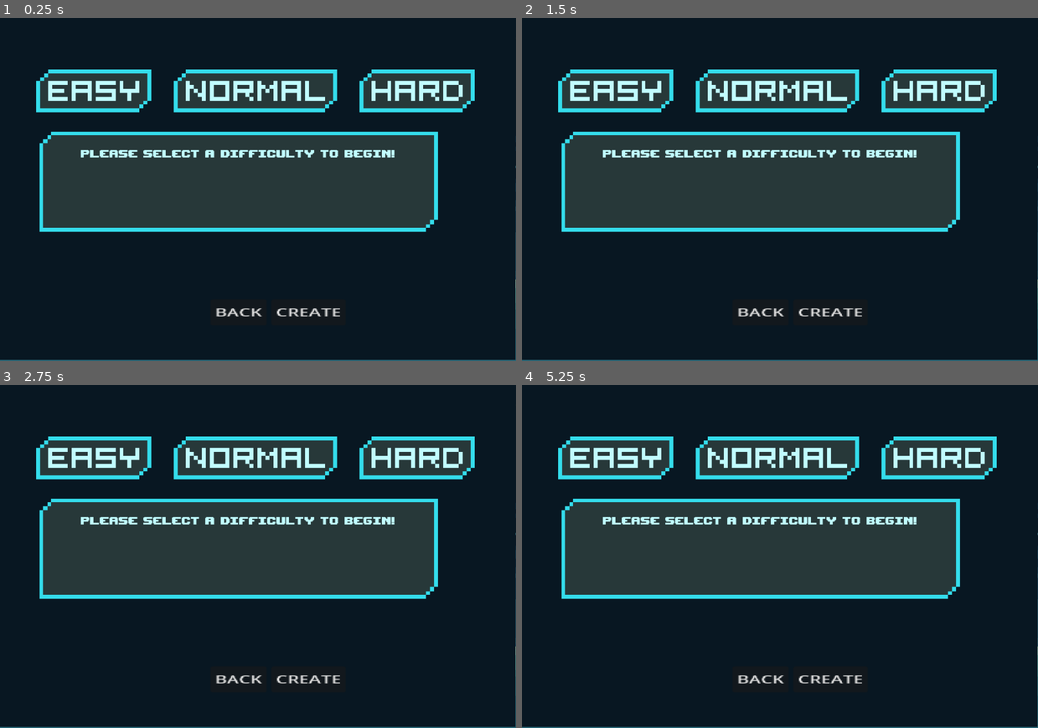
Above: before the commit, frames 1-4 (two rows, left to right).
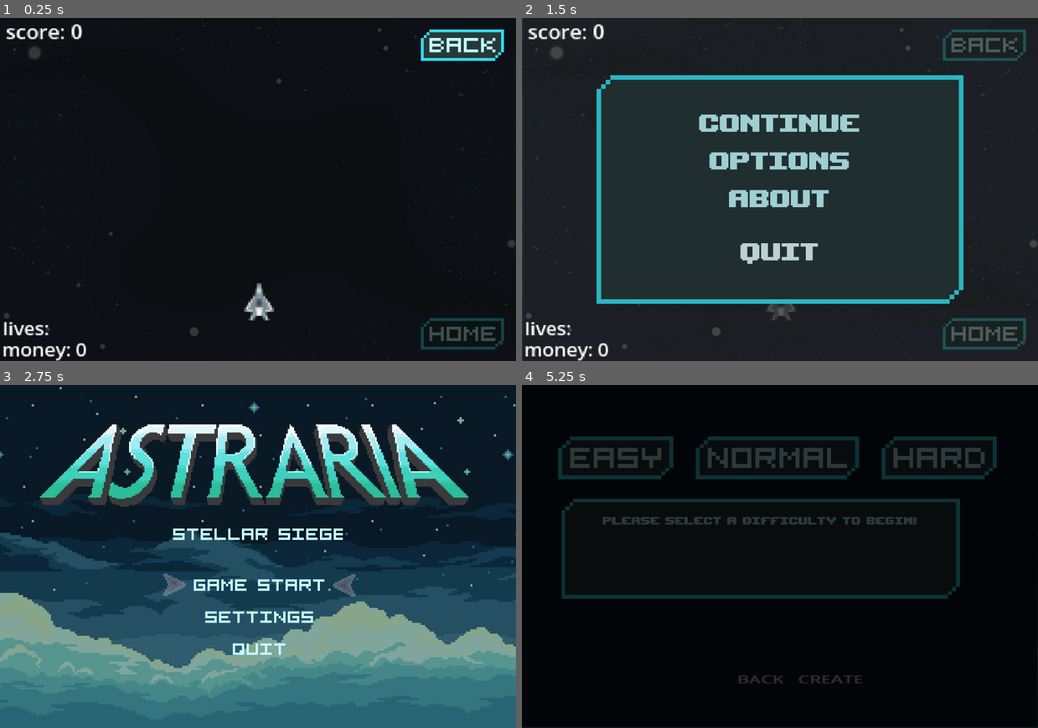
Above: after the commit, the same moments.

Repository: williamhoangbossman/bad-guys-space-shooters
Game: Godot game, scene res://scenes/MainScenes/Game.tscn
Two runs of this game, one before a commit and one after it. Both use one fixed random seed, a clock stepped at 60 frames per second and the inputs below. Before the commit the project starts from res://scenes/MainScenes/StartScreen.tscn. The engine's default icon, where the game draws it, is replaced by a stand-in: a white triangle on a blue panel in a dark square.
Inputs (mouse positions are in pixels of both pictures, inside the frame that each line leads up to):
- Up to frame 1 (0.25 s): no input
- Up to frame 2 (1.5 s): click (986, 45) at 0.52 s; click (780, 251) at 1.27 s
- Up to frame 3 (2.75 s): click (258, 563) at 2 s, where only the run after the commit has a clickable "About"
- Up to frame 4 (5.25 s): click (583, 419) at 2.75 s, where only the run after the commit has a clickable "RETURN"; click (780, 618) at 3.5 s; click (780, 583) at 4.25 s; click (780, 583) at 5 s

The runs differ from the first frame. In frame 1, 36% of the frame differs, in the area x 0-100%, y 0-100%; in frame 2, 20%; in frame 3, 71%; in frame 4, 98%.

Commit message:
needs many fixes

Diff:
--- /dev/null
+++ b/Resources/Enemies/enemyStats.gd
@@ -0,0 +1,12 @@
+
+class_name enemyStats
+extends Resource
+
+@export var name: String = "Enemy"
+@export var maxHealthPoints: int = 10
+@export var moveSpeed: int = 200
+@export var spriteFrames: SpriteFrames
+
+@export var BulletSpeed: float = 4
+@export var BulletFrequencyMin = 0.05
+@export var BulletFrequencyMax = 4
--- /dev/null
+++ b/Resources/Enemies/eyeBallMonsterStats.tres
@@ -0,0 +1,10 @@
+[gd_resource type="Resource" script_class="enemyStats" format=3 uid="uid://bp6bk4sblmbiy"]
+
+[ext_resource type="Script" uid="uid://cvo0tw35ftpjg" path="res://Resources/Enemies/enemyStats.gd" id="1_qhl0p"]
+
+[resource]
+script = ExtResource("1_qhl0p")
+name = "EyeballMonster"
+maxHealthPoints = 50
+moveSpeed = 500
+metadata/_custom_type_script = "uid://cvo0tw35ftpjg"
--- /dev/null
+++ b/Resources/Enemies/golemStats.tres
@@ -0,0 +1,76 @@
+[gd_resource type="Resource" script_class="enemyStats" format=3 uid="uid://cbiv2om8cl5wt"]
+
+[ext_resource type="Script" uid="uid://cvo0tw35ftpjg" path="res://Resources/Enemies/enemyStats.gd" id="1_gxsss"]
+[ext_resource type="Texture2D" uid="uid://brvyqymnsyklr" path="res://assets/Sprites/golemSpritesheet.png" id="2_ssn2v"]
+
+[sub_resource type="AtlasTexture" id="AtlasTexture_v3t1h"]
+atlas = ExtResource("2_ssn2v")
+region = Rect2(0, 0, 327, 327)
+
+[sub_resource type="AtlasTexture" id="AtlasTexture_44g2x"]
+atlas = ExtResource("2_ssn2v")
+region = Rect2(327, 0, 327, 327)
+
+[sub_resource type="AtlasTexture" id="AtlasTexture_bcywi"]
+atlas = ExtResource("2_ssn2v")
+region = Rect2(654, 0, 327, 327)
+
+[sub_resource type="AtlasTexture" id="AtlasTexture_paptq"]
+atlas = ExtResource("2_ssn2v")
+region = Rect2(981, 0, 327, 327)
+
+[sub_resource type="AtlasTexture" id="AtlasTexture_pjtht"]
+atlas = ExtResource("2_ssn2v")
+region = Rect2(0, 327, 327, 327)
+
+[sub_resource type="AtlasTexture" id="AtlasTexture_alt78"]
+atlas = ExtResource("2_ssn2v")
+region = Rect2(327, 327, 327, 327)
+
+[sub_resource type="AtlasTexture" id="AtlasTexture_rkbog"]
+atlas = ExtResource("2_ssn2v")
+region = Rect2(654, 327, 327, 327)
+
+[sub_resource type="AtlasTexture" id="AtlasTexture_c35na"]
+atlas = ExtResource("2_ssn2v")
+region = Rect2(981, 327, 327, 327)
+
+[sub_resource type="SpriteFrames" id="SpriteFrames_5yo2v"]
+animations = [{
+"frames": [{
+"duration": 1.0,
+"texture": SubResource("AtlasTexture_v3t1h")
+}, {
+"duration": 1.0,
+"texture": SubResource("AtlasTexture_44g2x")
+}, {
+"duration": 1.0,
+"texture": SubResource("AtlasTexture_bcywi")
+}, {
+"duration": 1.0,
+"texture": SubResource("AtlasTexture_paptq")
+}, {
+"duration": 1.0,
+"texture": SubResource("AtlasTexture_pjtht")
+}, {
+"duration": 1.0,
+"texture": SubResource("AtlasTexture_alt78")
+}, {
+"duration": 1.0,
+"texture": SubResource("AtlasTexture_rkbog")
+}, {
+"duration": 1.0,
+"texture": SubResource("AtlasTexture_c35na")
+}],
+"loop": true,
+"name": &"default",
+"speed": 12.0
+}]
+
+[resource]
+script = ExtResource("1_gxsss")
+name = "GolemMonster"
+maxHealthPoints = 30
+moveSpeed = 250
+spriteFrames = SubResource("SpriteFrames_5yo2v")
+metadata/_custom_type_script = "uid://cvo0tw35ftpjg"
--- /dev/null
+++ b/Resources/Player/playerStats.gd
@@ -0,0 +1,11 @@
+class_name playerStats
+extends Resource
+
+@export var currentLifeCount: float = 3
+@export var maxLifeCount: float = 3
+
+@export var characterBulletSpeed: float = 200
+@export var playerBulletCooldown: float = 0.4
+
+@export var playerBaseDamage: float = 1
+@export var damageMultiplier: float = 1
--- /dev/null
+++ b/Resources/Player/playerStats.tres
@@ -0,0 +1,7 @@
+[gd_resource type="Resource" script_class="playerStats" format=3 uid="uid://dvdqqk3kdfpka"]
+
+[ext_resource type="Script" uid="uid://i1fy72lb0wuj" path="res://Resources/Player/playerStats.gd" id="1_b5hkr"]
+
+[resource]
+script = ExtResource("1_b5hkr")
+metadata/_custom_type_script = "uid://i1fy72lb0wuj"
--- a/project.godot
+++ b/project.godot
@@ -11,7 +11,7 @@
 [application]
 
 config/name="BadGuysSpaceShooters"
-run/main_scene="uid://057jqgmaan3j"
+run/main_scene="uid://c4wb160d4e7q2"
 config/features=PackedStringArray("4.6", "GL Compatibility")
 config/icon="res://icon.svg"
 
@@ -63,5 +63,6 @@
 rendering_device/driver.windows="d3d12"
 renderer/rendering_method="gl_compatibility"
 renderer/rendering_method.mobile="gl_compatibility"
+environment/defaults/default_clear_color=Color(0.16470589, 0.07058824, 0.05882353, 1)
 2d/snap/snap_2d_transforms_to_pixel=true
 2d/snap/snap_2d_vertices_to_pixel=true
--- a/scenes/CharacterScenes/enemy.tscn
+++ b/scenes/CharacterScenes/enemy.tscn
@@ -1,79 +1,16 @@
 [gd_scene format=3 uid="uid://df8vr1fel2kwr"]
 
 [ext_resource type="Script" uid="uid://cc5ft8qp16sc0" path="res://scripts/CharScripts/enemy.gd" id="1_r2jx8"]
-[ext_resource type="Texture2D" uid="uid://brvyqymnsyklr" path="res://assets/Sprites/golemSpritesheet.png" id="2_r2jx8"]
+[ext_resource type="Resource" uid="uid://cbiv2om8cl5wt" path="res://Resources/Enemies/golemStats.tres" id="2_r2jx8"]
 
 [sub_resource type="CircleShape2D" id="CircleShape2D_m5w63"]
 radius = 69.00725
 
 [sub_resource type="CapsuleShape2D" id="CapsuleShape2D_t2l28"]
 
-[sub_resource type="AtlasTexture" id="AtlasTexture_v5lbe"]
-atlas = ExtResource("2_r2jx8")
-region = Rect2(0, 0, 327, 327)
-
-[sub_resource type="AtlasTexture" id="AtlasTexture_vedwu"]
-atlas = ExtResource("2_r2jx8")
-region = Rect2(327, 0, 327, 327)
-
-[sub_resource type="AtlasTexture" id="AtlasTexture_r7mm2"]
-atlas = ExtResource("2_r2jx8")
-region = Rect2(654, 0, 327, 327)
-
-[sub_resource type="AtlasTexture" id="AtlasTexture_x2tf8"]
-atlas = ExtResource("2_r2jx8")
-region = Rect2(981, 0, 327, 327)
-
-[sub_resource type="AtlasTexture" id="AtlasTexture_nghiy"]
-atlas = ExtResource("2_r2jx8")
-region = Rect2(0, 327, 327, 327)
-
-[sub_resource type="AtlasTexture" id="AtlasTexture_qn2k4"]
-atlas = ExtResource("2_r2jx8")
-region = Rect2(327, 327, 327, 327)
-
-[sub_resource type="AtlasTexture" id="AtlasTexture_dj03e"]
-atlas = ExtResource("2_r2jx8")
-region = Rect2(654, 327, 327, 327)
-
-[sub_resource type="AtlasTexture" id="AtlasTexture_dhlml"]
-atlas = ExtResource("2_r2jx8")
-region = Rect2(981, 327, 327, 327)
-
-[sub_resource type="SpriteFrames" id="SpriteFrames_7urq8"]
-animations = [{
-"frames": [{
-"duration": 1.0,
-"texture": SubResource("AtlasTexture_v5lbe")
-}, {
-"duration": 1.0,
-"texture": SubResource("AtlasTexture_vedwu")
-}, {
-"duration": 1.0,
-"texture": SubResource("AtlasTexture_r7mm2")
-}, {
-"duration": 1.0,
-"texture": SubResource("AtlasTexture_x2tf8")
-}, {
-"duration": 1.0,
-"texture": SubResource("AtlasTexture_nghiy")
-}, {
-"duration": 1.0,
-"texture": SubResource("AtlasTexture_qn2k4")
-}, {
-"duration": 1.0,
-"texture": SubResource("AtlasTexture_dj03e")
-}, {
-"duration": 1.0,
-"texture": SubResource("AtlasTexture_dhlml")
-}],
-"loop": 1,
-"name": &"default",
-"speed": 12.0
-}]
-
 [node name="Enemy" type="Area2D" unique_id=450332716 groups=["enemy"]]
 script = ExtResource("1_r2jx8")
+stats = ExtResource("2_r2jx8")
 
 [node name="CollisionShape2D" type="CollisionShape2D" parent="." unique_id=2000163674]
 position = Vector2(4.7683716e-07, 2)
@@ -98,12 +35,6 @@
 [node name="LeftRayCast" type="RayCast2D" parent="." unique_id=970435443]
 target_position = Vector2(-150, 0)
 
-[node name="shootTimer" type="Timer" parent="." unique_id=1356347083]
-
-[node name="AnimatedSprite2D" type="AnimatedSprite2D" parent="." unique_id=186449462]
-sprite_frames = SubResource("SpriteFrames_7urq8")
-autoplay = "default"
-frame_progress = 0.98738676
+[node name="shootTimer" type="Timer" parent="." unique_id=234624325]
 
 [connection signal="body_entered" from="." to="." method="_on_body_entered"]
-[connection signal="timeout" from="shootTimer" to="." method="_on_shoot_timer_timeout"]
--- a/scenes/MainScenes/Game.tscn
+++ b/scenes/MainScenes/Game.tscn
@@ -8,7 +8,7 @@
 [ext_resource type="Texture2D" uid="uid://jv45muwshv4g" path="res://assets/UI/BackBtn.png" id="5_t2ei0"]
 [ext_resource type="Texture2D" uid="uid://dr0kjv25r27ca" path="res://assets/UI/HomeBtn.png" id="6_t4ixl"]
 [ext_resource type="PackedScene" uid="uid://q2ywaaslli0u" path="res://scenes/UIScenes/hud.tscn" id="6_t6ftk"]
-[ext_resource type="Texture2D" uid="uid://vfmw4yhksw44" path="res://assets/UI/Background1.png" id="7_vd5g6"]
+[ext_resource type="Texture2D" uid="uid://vfmw4yhksw44" path="res://assets/UI/DescriptionIcons/Background1.png" id="7_vd5g6"]
 
 [sub_resource type="WorldBoundaryShape2D" id="WorldBoundaryShape2D_qbsmt"]
 distance = -31.0
--- a/scenes/MainScenes/StartScreen.tscn
+++ b/scenes/MainScenes/StartScreen.tscn
@@ -5,7 +5,7 @@
 [ext_resource type="Texture2D" uid="uid://2fac8scpueki" path="res://assets/UI/SKYCLOUDBG_1.png" id="2_fpu7k"]
 [ext_resource type="Texture2D" uid="uid://cfyvli3qho5od" path="res://assets/UI/MainMenu/SETTINGS.png" id="4_cxwh5"]
 [ext_resource type="Texture2D" uid="uid://gxjajib0bdk" path="res://assets/UI/MainMenu/QUITBtn.png" id="5_0toi5"]
-[ext_resource type="Texture2D" uid="uid://cpxl8w8xlokvf" path="res://assets/UI/MainMenu/New Piskel (4).png" id="6_gorqs"]
+[ext_resource type="Texture2D" uid="uid://3c2gqlsq5lwh" path="res://assets/UI/MainMenu/CursorSelect.png" id="6_dv5bs"]
 [ext_resource type="PackedScene" uid="uid://pvc3wsq0jxie" path="res://scenes/UIScenes/transition.tscn" id="6_q553w"]
 [ext_resource type="PackedScene" uid="uid://b5fipfj41gxpv" path="res://scenes/UIScenes/settings_menu.tscn" id="7_47qn4"]
 [ext_resource type="Texture2D" uid="uid://bjiyphdgpn8eb" path="res://assets/UI/MainMenu/startBtn.png" id="7_epuca"]
@@ -98,7 +98,7 @@
 
 [sub_resource type="Animation" id="Animation_iwb15"]
 resource_name = "Float Loop"
-length = 2.5000000000000004
+length = 2.5
 loop_mode = 1
 tracks/0/type = "value"
 tracks/0/imported = false
@@ -186,7 +186,7 @@
 offset_right = 361.99997
 offset_bottom = 430.0
 scale = Vector2(0.55, 0.55)
-texture = ExtResource("6_gorqs")
+texture = ExtResource("6_dv5bs")
 
 [node name="LeftCursorFade" type="AnimationPlayer" parent="MainScreenUI/left_Cursor" unique_id=2022268074]
 libraries/ = SubResource("AnimationLibrary_iwb15")
@@ -199,7 +199,7 @@
 offset_right = 644.0
 offset_bottom = 426.0
 scale = Vector2(0.55, 0.55)
-texture = ExtResource("6_gorqs")
+texture = ExtResource("6_dv5bs")
 flip_h = true
 
 [node name="RightCursorFade" type="AnimationPlayer" parent="MainScreenUI/right_Cursor" unique_id=1328907114]
@@ -224,6 +224,7 @@
 [node name="TitleTimer" type="Timer" parent="." unique_id=629474244]
 
 [node name="DifficultyMenu" type="Control" parent="." unique_id=38508641]
+visible = false
 layout_mode = 3
 anchors_preset = 15
 anchor_right = 1.0
--- a/scenes/UIScenes/death_screen.tscn
+++ b/scenes/UIScenes/death_screen.tscn
@@ -21,7 +21,7 @@
 grow_horizontal = 2
 grow_vertical = 2
 
-[node name="Label" type="Label" parent="Control" unique_id=3117357]
+[node name="GoToHell" type="Label" parent="Control" unique_id=3117357]
 layout_mode = 0
 offset_left = 51.0
 offset_top = 52.999996
--- a/scenes/UIScenes/dialogueBox.tscn
+++ b/scenes/UIScenes/dialogueBox.tscn
@@ -3,7 +3,7 @@
 [ext_resource type="Script" uid="uid://buinj7o58vqd0" path="res://scripts/UIScripts/dialogueBoxScript.gd" id="1_7hfyf"]
 
 [node name="dialogueBox" type="CanvasLayer" unique_id=751850066]
-process_mode = 2
+process_mode = 3
 script = ExtResource("1_7hfyf")
 
 [node name="Panel" type="Panel" parent="." unique_id=560310343]
--- a/scenes/UIScenes/general_menu.tscn
+++ b/scenes/UIScenes/general_menu.tscn
@@ -89,11 +89,9 @@
 flat = true
 
 [node name="SettingsMenu" parent="." unique_id=1448677036 instance=ExtResource("1_5vmkj")]
-process_mode = 3
 visible = false
 
 [node name="aboutMenu" parent="." unique_id=1124628361 instance=ExtResource("3_qlqyq")]
-process_mode = 3
 visible = false
 
 [node name="Transition" parent="." unique_id=140022182 instance=ExtResource("4_qlqyq")]
--- a/scenes/UIScenes/settings_menu.tscn
+++ b/scenes/UIScenes/settings_menu.tscn
@@ -10,6 +10,7 @@
 "
 
 [node name="SettingsMenu" type="CanvasLayer" unique_id=1448677036]
+process_mode = 3
 script = SubResource("GDScript_k1ws3")
 
 [node name="Control" type="Control" parent="." unique_id=336197975]
--- a/scenes/UIScenes/upgrade_menu.tscn
+++ b/scenes/UIScenes/upgrade_menu.tscn
@@ -15,57 +15,170 @@
 scale = Vector2(1, 1.0067888)
 
 [node name="backButton" type="Button" parent="." unique_id=1830863679]
-offset_left = 43.0
-offset_top = 30.999998
-offset_right = 103.0
-offset_bottom = 62.0
-scale = Vector2(2.858511, 2.4429514)
-text = "BACK
+offset_left = 11.000002
+offset_top = 8.0
+offset_right = 82.0
+offset_bottom = 39.0
+scale = Vector2(1.5565212, 1.8326155)
+text = "RETURN
 "
 
-[node name="upgradeButton1" type="Button" parent="." unique_id=2071598165]
-offset_left = 392.0
-offset_top = 121.0
-offset_right = 452.0
-offset_bottom = 152.0
-scale = Vector2(2.858511, 2.4429514)
-text = "up
+[node name="DamageTab" type="Control" parent="." unique_id=3947257]
+layout_mode = 3
+anchors_preset = 0
+offset_left = 112.00001
+offset_top = 126.0
+offset_right = 152.0
+offset_bottom = 166.0
+scale = Vector2(16.371365, 10.254334)
+
+[node name="Background" type="ColorRect" parent="DamageTab" unique_id=16255274]
+layout_mode = 0
+offset_right = 40.0
+offset_bottom = 40.0
+color = Color(1, 0, 0, 1)
+
+[node name="UpgradeInfo" type="ColorRect" parent="DamageTab" unique_id=755225912]
+layout_mode = 0
+offset_left = 15.9424715
+offset_top = 3.8032694
+offset_right = 55.94247
+offset_bottom = 43.80327
+scale = Vector2(0.22094423, 0.53627515)
+
+[node name="DamageUpgradeButton" type="Button" parent="DamageTab" unique_id=1414504060]
+layout_mode = 0
+offset_left = 15.698141
+offset_top = 27.500566
+offset_right = 98.69814
+offset_bottom = 58.500565
+scale = Vector2(0.12163814, 0.26708528)
+text = "UPGRADE"
+
+[node name="DefenseTab" type="Control" parent="." unique_id=707159438]
+visible = false
+layout_mode = 3
+anchors_preset = 0
+offset_left = 112.00001
+offset_top = 126.0
+offset_right = 152.0
+offset_bottom = 166.0
+scale = Vector2(16.371365, 10.254334)
+
+[node name="ColorRect" type="ColorRect" parent="DefenseTab" unique_id=383111363]
+layout_mode = 0
+offset_right = 40.0
+offset_bottom = 40.0
+color = Color(0, 0.023529412, 0.90588236, 1)
+
+[node name="UpgradeInfo" type="ColorRect" parent="DefenseTab" unique_id=134794083]
+layout_mode = 0
+offset_left = 15.9424715
+offset_top = 3.8032703
+offset_right = 55.94247
+offset_bottom = 43.80327
+scale = Vector2(0.22094423, 0.53627515)
+
+[node name="DefenseUpgradeButton" type="Button" parent="DefenseTab" unique_id=1279277387]
+layout_mode = 0
+offset_left = 15.392731
+offset_top = 27.403046
+offset_right = 98.39273
+offset_bottom = 58.403046
+scale = Vector2(0.12163814, 0.26708528)
+text = "UPGRADE"
+
+[node name="AttacksTab" type="Control" parent="." unique_id=142637782]
+visible = false
+layout_mode = 3
+anchors_preset = 0
+offset_left = 112.00001
+offset_top = 126.0
+offset_right = 152.0
+offset_bottom = 166.0
+scale = Vector2(16.371365, 10.254334)
+
+[node name="ColorRect" type="ColorRect" parent="AttacksTab" unique_id=367281919]
+layout_mode = 0
+offset_right = 40.0
+offset_bottom = 40.0
+color = Color(0.92156863, 0.28235295, 0, 1)
+
+[node name="UpgradeInfo" type="ColorRect" parent="AttacksTab" unique_id=258367504]
+layout_mode = 0
+offset_left = 16.064634
+offset_top = 3.5107136
+offset_right = 56.064636
+offset_bottom = 43.51071
+scale = Vector2(0.22094423, 0.53627515)
+
+[node name="AttacksUpgradeButton" type="Button" parent="AttacksTab" unique_id=1378248161]
+layout_mode = 0
+offset_left = 15.331648
+offset_top = 28.085682
+offset_right = 98.33165
+offset_bottom = 59.085682
+scale = Vector2(0.12163814, 0.26708528)
+text = "UPGRADE"
+
+[node name="MiscTab" type="Control" parent="." unique_id=1152804032]
+visible = false
+layout_mode = 3
+anchors_preset = 0
+offset_left = 112.00001
+offset_top = 126.0
+offset_right = 152.0
+offset_bottom = 166.0
+scale = Vector2(16.371365, 10.254334)
+
+[node name="ColorRect" type="ColorRect" parent="MiscTab" unique_id=1723893607]
+layout_mode = 0
+offset_right = 40.0
+offset_bottom = 40.0
+color = Color(0.5176471, 0.40392157, 0.9372549, 1)
+
+[node name="UpgradeInfo" type="ColorRect" parent="MiscTab" unique_id=329371874]
+layout_mode = 0
+offset_left = 15.422449
+offset_top = 3.1206317
+offset_right = 55.422447
+offset_bottom = 43.120632
+scale = Vector2(0.22094423, 0.53627515)
+
+[node name="MiscUpgradeButton" type="Button" parent="MiscTab" unique_id=1533495954]
+layout_mode = 0
+offset_left = 14.720827
+offset_top = 26.915447
+offset_right = 97.720825
+offset_bottom = 57.915447
+scale = Vector2(0.12163814, 0.26708528)
+text = "UPGRADE"
+
+[node name="ButtonsTabContainer" type="HBoxContainer" parent="." unique_id=1217394932]
+offset_left = 126.0
+offset_top = 78.0
+offset_right = 166.0
+offset_bottom = 118.0
+
+[node name="DamageUpgradesTab" type="Button" parent="ButtonsTabContainer" unique_id=769177175]
+custom_minimum_size = Vector2(100, 0)
+layout_mode = 2
+text = "DAMAGE"
+
+[node name="DefenseUpgradesTab" type="Button" parent="ButtonsTabContainer" unique_id=732597901]
+custom_minimum_size = Vector2(100, 0)
+layout_mode = 2
+text = "DEFENSE
 "
 
-[node name="upgradeButton2" type="Button" parent="." unique_id=128444151]
-offset_left = 412.00003
-offset_top = 210.99998
-offset_right = 472.00003
-offset_bottom = 241.99998
-scale = Vector2(2.858511, 2.4429514)
-text = "up
-"
+[node name="AttacksUpgradeTab" type="Button" parent="ButtonsTabContainer" unique_id=1584669568]
+custom_minimum_size = Vector2(100, 0)
+layout_mode = 2
+text = "ATTACKS"
 
-[node name="upgradeButton3" type="Button" parent="." unique_id=1535125401]
-offset_left = 374.00003
-offset_top = 302.0
-offset_right = 434.00003
-offset_bottom = 333.0
-scale = Vector2(2.858511, 2.4429514)
-text = "up
-"
-
-[node name="upgradeButton4" type="Button" parent="." unique_id=2022584945]
-offset_left = 418.00006
-offset_top = 390.99997
-offset_right = 478.00006
-offset_bottom = 421.99997
-scale = Vector2(2.858511, 2.4429514)
-text = "up
-"
-
-[node name="upgradeButton5" type="Button" parent="." unique_id=166555813]
-offset_left = 326.00006
-offset_top = 480.0
-offset_right = 386.00006
-offset_bottom = 511.0
-scale = Vector2(2.858511, 2.4429514)
-text = "up
-"
+[node name="MiscUpgradesTab" type="Button" parent="ButtonsTabContainer" unique_id=879338983]
+custom_minimum_size = Vector2(100, 0)
+layout_mode = 2
+text = "MISC"
 
 [connection signal="pressed" from="backButton" to="." method="_on_back_button_pressed"]
--- a/scenes/UIScenes/worldSelection.tscn
+++ b/scenes/UIScenes/worldSelection.tscn
@@ -52,7 +52,7 @@
 layout_mode = 2
 text = "WorldFour"
 
-[node name="TextureRect" type="TextureRect" parent="Control" unique_id=1655311716]
+[node name="WorldIcon" type="TextureRect" parent="Control" unique_id=1655311716]
 layout_mode = 0
 offset_left = 444.0
 offset_top = 107.0
--- a/scripts/CharScripts/enemy.gd
+++ b/scripts/CharScripts/enemy.gd
@@ -1,4 +1,6 @@
 extends Area2D
+
+@export var stats: enemyStats
 
 @onready var enemyCharacter = $"."
 
@@ -12,8 +14,8 @@
 var currentHealth: int
 
 func _ready() -> void:
-	currentHealth = GameManager.enemyMaxhealth
-	shootTimer.wait_time = randf_range(GameManager.enemyBulletFrequencyMin, GameManager.enemyBulletFrequencyMax)
+	currentHealth = stats.maxHealthPoints
+	shootTimer.wait_time = randf_range(stats.BulletFrequencyMin, stats.BulletFrequencyMax)
 	shootTimer.start()
 
 func take_damage(amount: int):
@@ -37,11 +39,11 @@
 func _on_shoot_timer_timeout() -> void:
 	spawnBullet()
 
-	shootTimer.wait_time = randf_range(GameManager.enemyBulletFrequencyMin, GameManager.enemyBulletFrequencyMax)
+	shootTimer.wait_time = randf_range(stats.BulletFrequencyMin, stats.BulletFrequencyMax)
 	shootTimer.start()
 
 func _physics_process(delta: float) -> void:
-	$".".position.x += GameManager.enemySpeed * direction * delta
+	$".".position.x += stats.moveSpeed * direction * delta
 
 	if rightRayCast.is_colliding() and direction == 1:
 		direction = -1
--- a/scripts/MainScripts/ManagerScripts/GameManager.gd
+++ b/scripts/MainScripts/ManagerScripts/GameManager.gd
@@ -2,19 +2,9 @@
 
 var currentDifficulty: String = "Please Select!"
 var gamePaused: bool = false
-#characterData
-var characterHealth: float = 3
-var characterBulletSpeed: float = 200
-var playerBaseDamage: float = 1
-var playerBulletCooldown: float = 0.4
 
 var currentScore: float = 0
 var scoreMultiplier: float = 1
-
-var maxLiveCount: float = 3
-var currentLiveCount: float = 3
-
-var damageMultiplier: float = 1
 
 #enemy data
 var enemyMaxhealth: float = 30
@@ -23,10 +13,9 @@
 var enemyBulletSpeed: float = 4
 var enemyBulletFrequencyMin = 0.05
 var enemyBulletFrequencyMax = 4
-# Called when the node enters the scene tree for the first time.
+
+
 func _ready() -> void:
 	pass
-
-# Called every frame. 'delta' is the elapsed time since the previous frame.
 func _process(delta: float) -> void:
 	pass
--- a/scripts/MainScripts/ManagerScripts/UIManager.gd
+++ b/scripts/MainScripts/ManagerScripts/UIManager.gd
@@ -75,6 +75,7 @@
 	var aboutScreen = aboutScreenScene.instantiate()
 	get_tree().root.add_child(aboutScreen)
 	activeUI = aboutScreen
+	print("YES FIGMA")
 
 func openSettingsMenu() -> void:
 	closeCurrentUI()
--- a/scripts/MainScripts/game.gd
+++ b/scripts/MainScripts/game.gd
@@ -3,9 +3,15 @@
 @onready var transitionRect = $UI/Animation/Transition
 @onready var transitionAnimation = $UI/Animation/Transition/AnimationPlayer
 @onready var pauseButton = $UI/menuUI/backButton
+@onready var generalMenu = $UI/menuUI/generalMenu
+
+var enemyScene = preload("res://scenes/CharacterScenes/enemy.tscn")
 
 func _ready() -> void:
 	print("Game Difficulty is " + GameManager.currentDifficulty)
+
+	var newenemy = enemyScene.instantiate()
+	add_child(newenemy)
 
 	transitionRect.visible = true
 	transitionAnimation.play("FadeOut")
@@ -66,11 +72,11 @@
 	if  GameManager.gamePaused == false: #make them norm
 		pauseButton.disabled = false
 
-func _on_back_button_pressed() -> void:
-	UiManager.openGeneralMenu()
+func _on_back_button_pressed() -> void: # dont use the UImanager for this!
+	generalMenu.visible = true
+	get_tree().paused = true
 
-
-	print("PLEASE I WANT TO GO BACK")
+	print("HELPPPP")
 
 
 func _on_home_button_pressed() -> void:
--- a/scripts/MainScripts/start_screen.gd
+++ b/scripts/MainScripts/start_screen.gd
@@ -16,7 +16,13 @@
 @onready var settingsButton = $MainScreenUI/gameOptionsContainer/settingsButton
 @onready var quitButton = $MainScreenUI/gameOptionsContainer/quitButton2
 
-var buttonfunction = false
+var pressed: bool = false
+var buttonSelected = null
+
+func unselectButton() -> void:
+	pressed = false
+	buttonSelected = null
+#var buttonfunction = false
 
 func _ready() -> void:
 	await get_tree().process_frame
@@ -52,10 +58,10 @@
 		buttonrect.get_center().y - (rightsize.y / 2)
 		)
 
-func _on_title_timer_timeout() -> void: #title stuff
+#func _on_title_timer_timeout() -> void: #title stuff
 	#titleGrowth()
 #	await get_tree().create_timer(1).timeout
-	buttonfunction = true
+	#buttonfunction = true
 
 #func titleGrowth() -> void: # title stuff again
 	#var TweenCreate = create_tween()
@@ -105,6 +111,8 @@
 
 
 func _on_easy_mode_button_pressed() -> void:
+
+
 	difficultyLabel.text = "You are currently in EASY mode.
 	Money Gain: 1.5x
 	Enemy HealthPoints: 0.75x
@@ -139,7 +147,9 @@
 
 
 func _on_game_start_button_pressed() -> void:
-	if (buttonfunction):
+	buttonSelected  = "start"
+
+	if buttonSelected == "start" and pressed:
 		transitionrect.visible = true
 		print("sigmatron")
 		transition.play("FadeIn")
@@ -149,12 +159,30 @@
 		await get_tree().create_timer(0.75).timeout
 		transitionrect.visible = false
 
+		unselectButton()
+
+	if buttonSelected == "start":
+		pressed = true
+
 func _on_quit_button_2_pressed() -> void:
-	if (buttonfunction):
+	buttonSelected = "quit"
+
+	if buttonSelected == "quit" and pressed:
 		get_tree().quit()
+		unselectButton()
+
+	if buttonSelected == "quit":
+		pressed = true
 
 func _on_settings_button_pressed() -> void:
-	settingsMenu.visible = true
+	buttonSelected = "settings"
+
+	if buttonSelected == "settings" and pressed:
+		UiManager.openSettingsMenu()
+		unselectButton()
+
+	if buttonSelected == "settings":
+		pressed = true
 
 func _on_return_button_pressed() -> void:
 	settingsButton.grab_focus()
--- a/scripts/UIScripts/HUD.gd
+++ b/scripts/UIScripts/HUD.gd
@@ -15,7 +15,7 @@
 func _process(delta: float) -> void:
 	moneylabel.text = "money: %d" % EconomyManager.currentMoney
 	scoreLabel.text = "score: %d" % GameManager.currentScore
-	liveCountLabel.text = "lives: %d" % GameManager.currentLiveCount
+	#liveCountLabel.text = "lives: %d" % GameManager.currentLiveCount
 
 #func _on_continue():
 	#visible = true
--- a/scripts/UIScripts/generalMenu.gd
+++ b/scripts/UIScripts/generalMenu.gd
@@ -4,17 +4,11 @@
 @onready var settingsMenu = $SettingsMenu
 @onready var aboutMenu = $aboutMenu
 
-# Called when the node enters the scene tree for the first time.
-func _ready() -> void:
-	pass # Replace with function body.
-
-# Called every frame. 'delta' is the elapsed time since the previous frame.
-func _process(delta: float) -> void:
-	pass
 
 func _on_continue_button_pressed() -> void:
-	UiManager.closeCurrentUI()
-
+	#UiManager.closeCurrentUI() --> dont use!
+	generalMenu.visible = false
+	get_tree().paused = false
 #	Signals.emit_signal("game_continue")
 
 func _on_options_button_pressed() -> void:
Not shown, added: Resources/Enemies/enemyStats.gd.uid
Not shown, added: Resources/Player/playerStats.gd.uid
Renamed: assets/UI/Background1.png -> assets/UI/DescriptionIcons/Background1.png
Not shown, changed: assets/UI/DescriptionIcons/Background1.png.import
